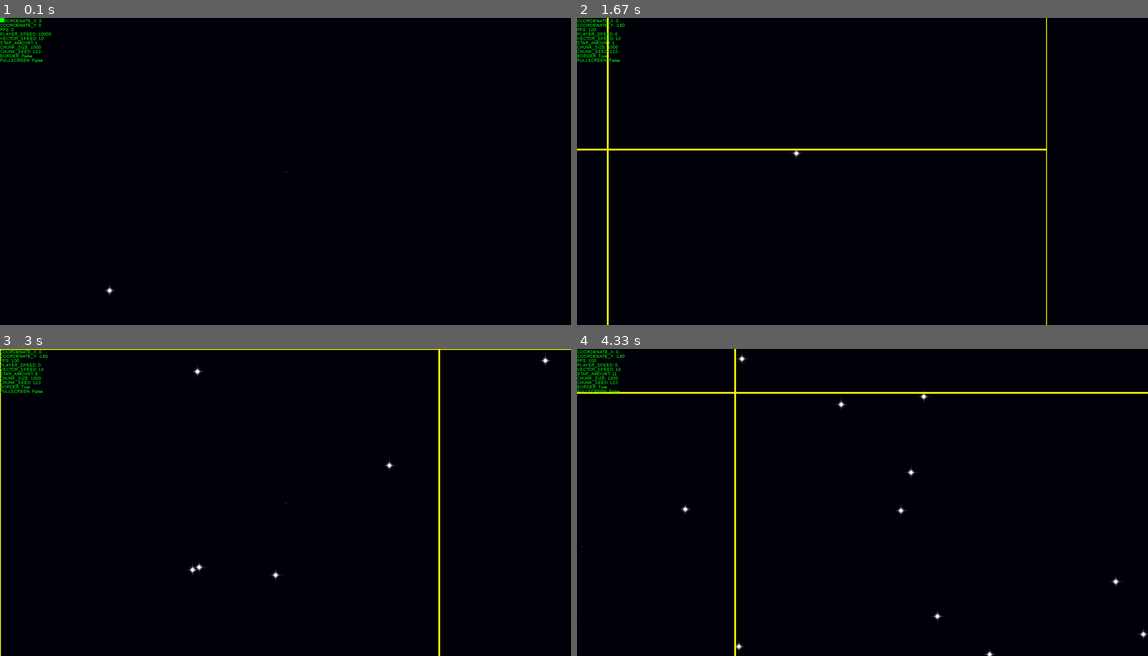
Above: before the commit, frames 1-4 (two rows, left to right).
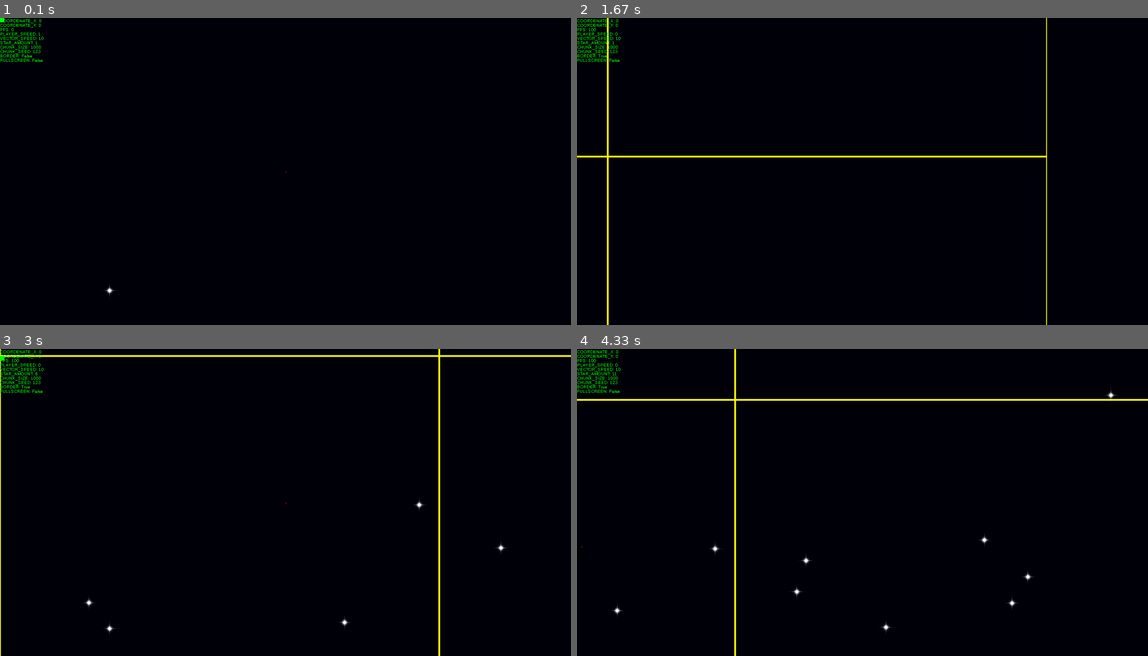
Above: after the commit, the same moments.

Repository: zzRafael/Procedural-tests
Game: pygame game, started from pygame_test/dcs.py
The game is run twice, just before and just after one commit, with the same random seed, the same clock (stepped at 60 frames per second) and the same inputs.
Inputs:
- Up to frame 1 (0.1 s): no input
- Up to frame 2 (1.67 s): hold Right 0.33-0.8 s; hold Up 0.83-1.13 s; hold W 0.83-1.13 s; tap E at 0.98 s; hold Right 1.17-1.63 s; hold D 1.17-1.63 s; tap B at 1.32 s
- Up to frame 3 (3 s): hold Left 1.67-2.2 s; hold A 1.67-2.2 s; tap 1 at 1.82 s; hold Down 2.23-2.53 s; hold S 2.23-2.53 s; tap E at 2.38 s; hold Left 2.57-2.97 s; hold A 2.57-2.97 s; tap B at 2.72 s
- Up to frame 4 (4.33 s): hold Up 3-3.37 s; hold W 3-3.37 s; tap 1 at 3.15 s; hold Right 3.4-4.03 s; hold D 3.4-4.03 s; tap E at 3.55 s; hold Down from 4.07 s (still down); hold S from 4.07 s (still down); tap B at 4.22 s

The runs differ from the first frame. In frame 1, less than 0.1% of the frame differs, in the area x 7-9%, y 4-6%; in frame 2, 1.0%; in frame 3, 1.5%; in frame 4, 2.1%, in the area x 0-100%, y 1-100%.

Commit message:
spreadsheet and speed

Diff:
--- a/pygame_test/dcs.py
+++ b/pygame_test/dcs.py
@@ -236,7 +236,7 @@
 # vector
 vector = Vector(speed = 10)
 # Objects
-player1 = RectObj(speed = 10000, height=2, width =2, ypos=height//2, xpos=width//2)
+player1 = RectObj(speed = 1, height=2, width =2, ypos=height//2, xpos=width//2)
 testplanet = RectObj(color = (0,255,0), xpos=0, ypos=0)
 current_chunk = Chunk(star_amount=1, chunk_pixel_size=1000)
 info = Info()
Not shown, added: pygame_test/chunks_cooordenates_visialization.ods
